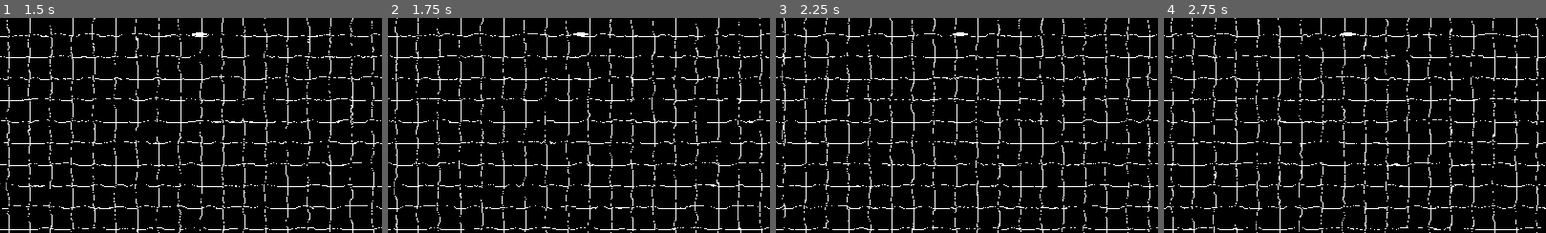
Above: before the commit, frames 1-4 (left to right).
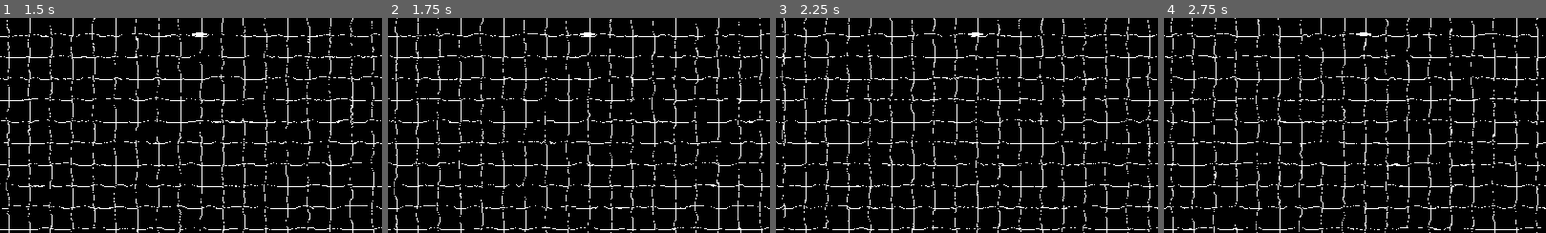
Above: after the commit, the same moments.

Repository: wdfeer/seabattle
Game: Godot game, scene res://src/splash.tscn
The game is run twice, just before and just after one commit, with the same random seed, the same clock (stepped at 60 frames per second) and the same inputs.
Inputs:
- Up to frame 1 (1.5 s): hold D (right) 0.53-1.28 s; hold S (down) from 1.28 s (still down)
- Up to frame 2 (1.75 s): keep holding S (down)
- Up to frame 3 (2.25 s): release S (down) at 2 s; click "Ready" at 2 s
- Up to frame 4 (2.75 s): no input
The pictures show only the part of the screen within x 2-52%, y 46-96%; the shares and areas given below are measured in that part.

Frame 1 is identical in both runs. In frame 2, less than 0.1% of the frame differs, in the area x 48-55%, y 6-9%; in frame 3, 0.1%, in the area x 46-55%, y 6-9%; in frame 4, less than 0.1%.
Error after the commit: Parse Error: Could not resolve external class member "movement_mode". (res://src/boats/player_controller.gd:10)

Commit message:
WIP Shooting

Diff:
--- a/project.godot
+++ b/project.godot
@@ -57,6 +57,11 @@
 "events": [Object(InputEventKey,"resource_local_to_scene":false,"resource_name":"","device":-1,"window_id":0,"alt_press …(191 unchanged characters)…
 ]
 }
+shoot={
+"deadzone": 0.5,
+"events": [Object(InputEventMouseButton,"resource_local_to_scene":false,"resource_name":"","device":-1,"window_id":0,"alt_pressed":false,"shift_pressed":false,"ctrl_pressed":false,"meta_pressed":false,"button_mask":0,"position":Vector2(0, 0),"global_position":Vector2(0, 0),"factor":1.0,"button_index":1,"canceled":false,"pressed":false,"double_click":false,"script":null)
+]
+}
 
 [rendering]
 
--- a/shaders/many_circles.gdshader
+++ b/shaders/many_circles.gdshader
@@ -2,7 +2,7 @@
 
 uniform float circle_size = 0.05;
 uniform vec2 circle_centers[99]; // circle position on the canvas, 0-1440
-uniform int num_circles = 0; // Number of circles in the array.
+uniform int circle_count = 0; // Number of circles in the array.
 
 float circle(vec2 position, float radius) {
     float distance = length(position);
@@ -11,7 +11,7 @@
 
 void fragment() {
     float result = 0.0;
-    for (int i = 0; i < num_circles; i++) {
+    for (int i = 0; i < circle_count; i++) {
 		vec2 uvpos = circle_centers[i] / 1440.0;
         vec2 offset = UV - uvpos;
         result = max(result, circle(offset, circle_size));
--- a/src/boats/boat.gd
+++ b/src/boats/boat.gd
@@ -1,10 +1,16 @@
 class_name Boat
 extends CharacterBody2D
 
+@export var team: Boat.Team
 @export var max_hp: float = 10
+@export var proj_damage: float = 1
+@export var fire_rate: float = 3
+@export var proj_velocity: float = 100
+
+@onready var body: BoatBody = $Body
+@onready var shooter: BoatShooter = $Shooter
+
 var hp: float = max_hp
-
-@onready var body: BoatBody = $"Body"
 
 func damage(amount: float):
 	hp -= amount
@@ -27,3 +33,8 @@
 func sail_forward(delta: float):
 	velocity = Vector2.from_angle(rotation) * body.speed * delta
 	move_and_slide()
+
+
+enum Team {
+	Player, Enemy
+}
--- a/src/boats/boat.tscn
+++ b/src/boats/boat.tscn
@@ -1,6 +1,12 @@
-[gd_scene load_steps=2 format=3 uid="uid://xa5r41gqqm44"]
+[gd_scene load_steps=3 format=3 uid="uid://xa5r41gqqm44"]
 
 [ext_resource type="Script" path="res://src/boats/boat.gd" id="1_epxvx"]
+[ext_resource type="Script" path="res://src/boats/boat_shooter.gd" id="2_ngq8x"]
 
 [node name="Boat" type="CharacterBody2D"]
 script = ExtResource("1_epxvx")
+
+[node name="Shooter" type="Timer" parent="."]
+one_shot = true
+autostart = true
+script = ExtResource("2_ngq8x")
--- /dev/null
+++ b/src/boats/boat_shooter.gd
@@ -0,0 +1,18 @@
+class_name BoatShooter
+extends Timer
+
+@onready var boat: Boat = $".."
+
+func _ready() -> void:
+	wait_time = 1 / boat.fire_rate
+
+func can_shoot() -> bool:
+	return is_stopped()
+
+func shoot(direction: Vector2):
+	var proj: ProjectileSystem.Projectile = ProjectileSystem.create_projectile(
+		boat.position,
+		direction * boat.proj_velocity,
+		boat.team)
+	proj.damage = boat.proj_damage
+	start()
--- a/src/boats/player_controller.gd
+++ b/src/boats/player_controller.gd
@@ -3,8 +3,12 @@
 @onready var boat: Boat = $".."
 
 func _physics_process(delta: float) -> void:
-	match ControlOptions.control_mode:
-		ControlOptions.ControlMode.Direct:
+	process_movement(delta)
+	process_shooting(delta)
+
+func process_movement(delta: float):
+	match ControlOptions.movement_mode:
+		ControlOptions.MovementMode.Direct:
 			if Input.is_action_pressed("forward"):
 				boat.sail_forward(delta)
 				return
@@ -14,8 +18,11 @@
 			var direction = Vector2(vx, vy)
 			if direction.length() > 0:
 				boat.sail(direction, delta)
-		ControlOptions.ControlMode.Steering:
+		ControlOptions.MovementMode.Steering:
 			var v_ang = Input.get_axis("left", "right")
 			boat.steer(v_ang, delta)
 			var v_parallel = Input.get_axis("down", "up")
 			boat.sail_forward(delta * v_parallel)
+
+func process_shooting(delta: float):
+	pass
--- a/src/game.tscn
+++ b/src/game.tscn
@@ -38,7 +38,7 @@
 shader = ExtResource("4_28ht4")
 shader_parameter/circle_size = 0.05
 shader_parameter/circle_centers = PackedVector2Array()
-shader_parameter/num_circles = 0
+shader_parameter/circle_count = 0
 
 [node name="Game" type="HBoxContainer"]
 offset_left = -8.0
--- a/src/static/control_options.gd
+++ b/src/static/control_options.gd
@@ -1,8 +1,8 @@
 class_name ControlOptions
 extends Object
 
-static var control_mode: ControlMode = ControlMode.Steering
+static var movement_mode: MovementMode = ControlMode.Steering
 
-enum ControlMode {
+enum MovementMode {
 	Direct, Steering
 }
--- a/src/static/projectile_system.gd
+++ b/src/static/projectile_system.gd
@@ -1,13 +1,30 @@
 class_name ProjectileSystem
 extends ColorRect
 
-static var instance: ProjectileSystem
+static var projectiles: Array[Projectile] = []
 
-func _ready() -> void:
-	instance = self
+static func create_projectile(pos: Vector2, velocity: Vector2, team: Boat.Team) -> Projectile:
+	var proj = Projectile.new()
+	proj.pos = pos
+	proj.vel = velocity
+	proj.team = team
+	projectiles.append(proj)
+	return proj
 
+func _process(delta: float) -> void:
+	var mat: ShaderMaterial = material
+	mat.set_shader_parameter("circle_count", len(projectiles))
+	mat.set_shader_parameter("circle_centers", projectiles.map(func(p): return p.pos))
 
+func _physics_process(delta: float) -> void:
+	for p in projectiles:
+		p.pos += p.vel * delta
+		p.life -= delta
+		# TODO: process collisions
 
 class Projectile:
 	var pos: Vector2
-	var life: float
+	var vel: Vector2
+	var life: float = 2
+	var team: Boat.Team
+	var damage: float
--- /dev/null
+++ b/src/static/teams.gd
@@ -0,0 +1 @@
+class_name Team
